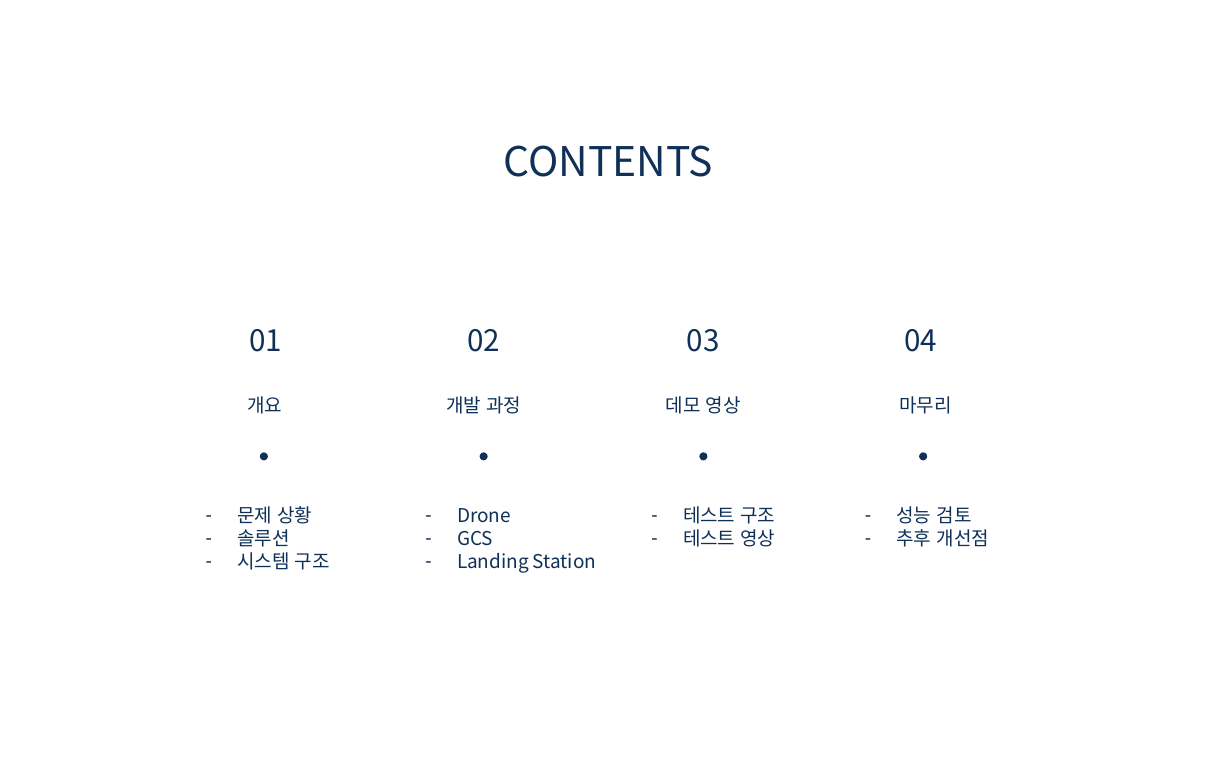
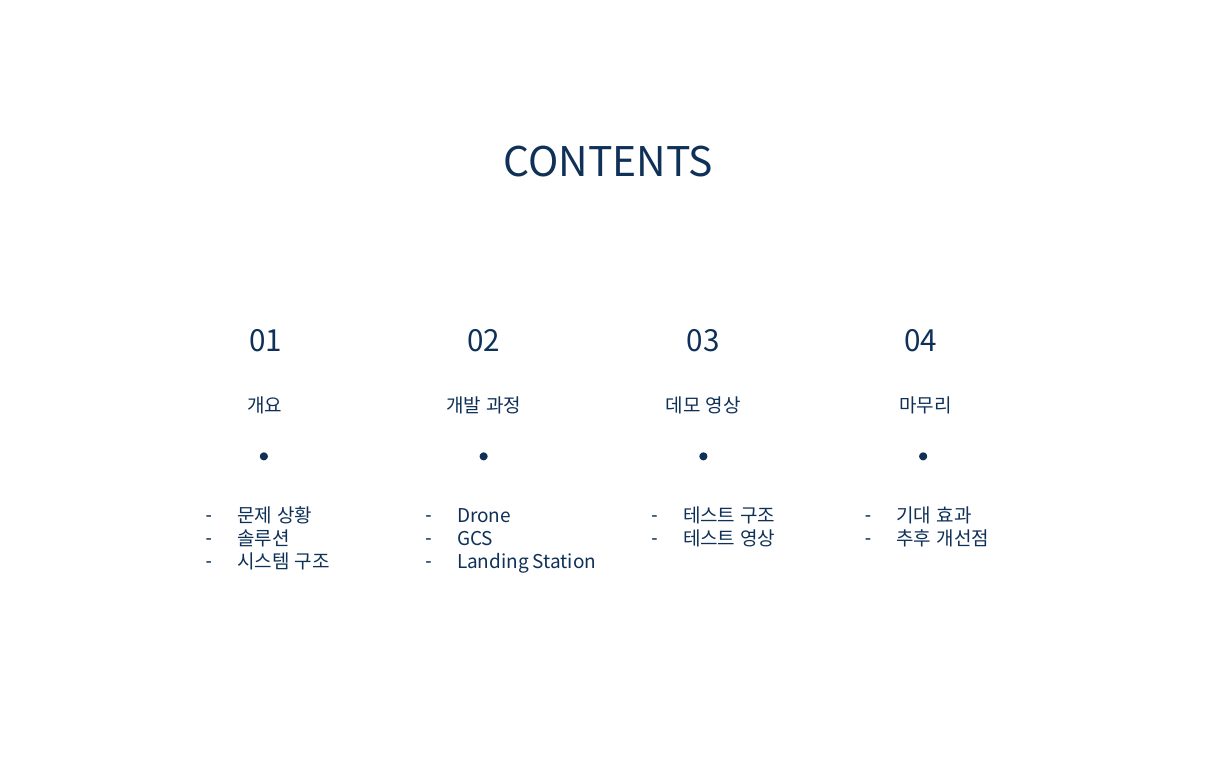
Before and after one commit to kimkyowon/Capstone_Design, a slide deck: slide 2 of 1.PrecisionLandingModule/1.ReasearchNote/FinalReport/캡스톤디자인 최종 발표 ICT융합학부 2018045323 김교원.pptx (slide 3 before the commit). Drawn at 1232x761 pixels with LibreOffice and Linux fonts; fonts in the diff are those of the drawing; background and template pictures are left out. Boxes give left, top, right and bottom in pixels: in the first picture for what was removed or moved away, otherwise in the second. Text is boxed around its words. In the diff, an @@ line names an element or a change of style, - is before the commit and + after.

```diff
--- a/1.PrecisionLandingModule/1.ReasearchNote/FinalReport/캡스톤디자인 최종 발표 ICT융합학부 2018045323 김교원.pptx
+++ b/1.PrecisionLandingModule/1.ReasearchNote/FinalReport/캡스톤디자인 최종 발표 ICT융합학부 2018045323 김교원.pptx
@@ text at box(897, 506, 972, 524): text changed @@
-– 성능 검토
+– 기대 효과
```
Also in this commit, not shown: 3 slides added, 3 slides removed, 1 other file.
